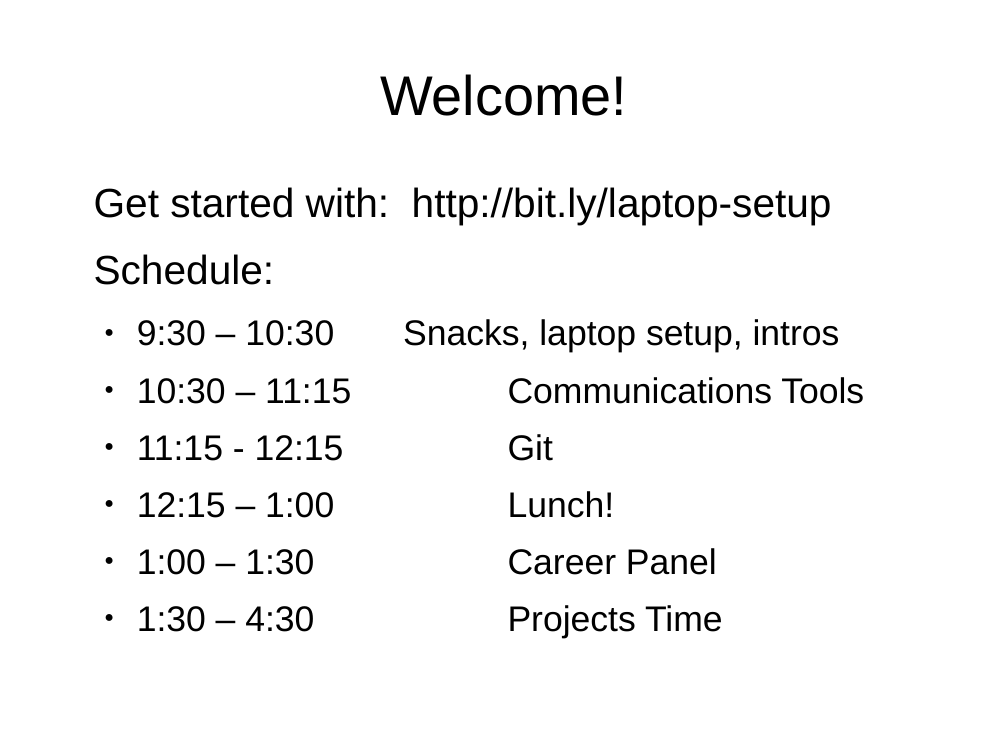
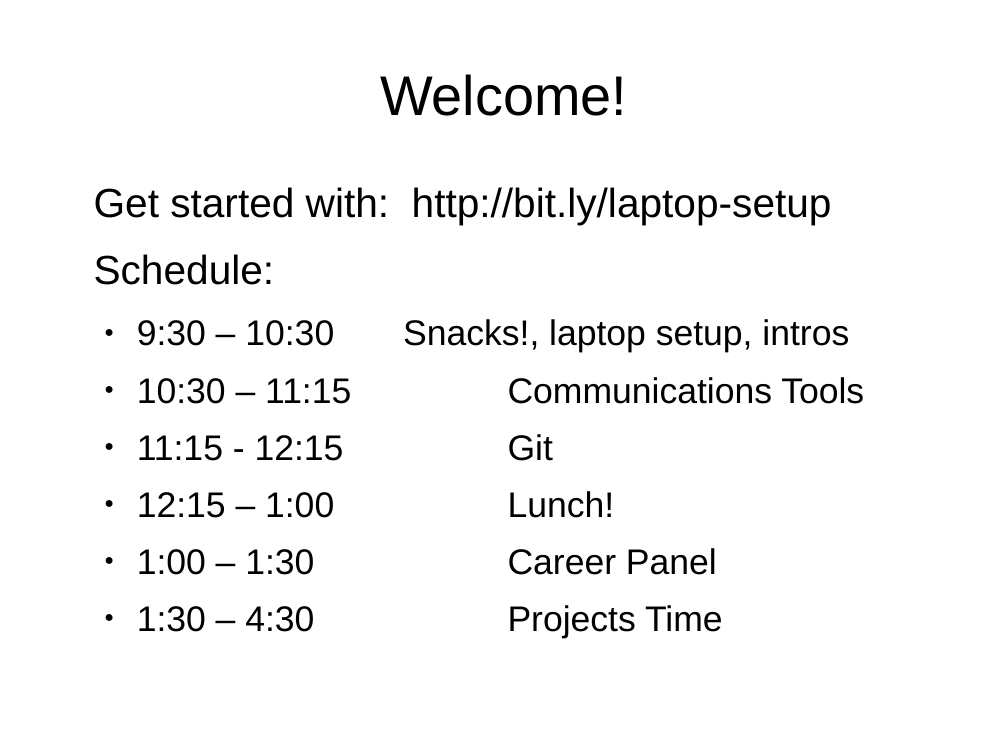
Before and after one commit to openhatch/open-source-comes-to-campus, a slide deck: slide 1 of curriculum/presentations/standard_slides.odp. Drawn at 1008x756 pixels with LibreOffice and Linux fonts; fonts in the diff are those of the drawing. Boxes give left, top, right and bottom in pixels: in the first picture for what was removed or moved away, otherwise in the second. Text is boxed around its words. In the diff, an @@ line names an element or a change of style, - is before the commit and + after.

```diff
--- a/curriculum/presentations/standard_slides.odp
+++ b/curriculum/presentations/standard_slides.odp
@@ text at <box>137,319,849,353</box>: text changed @@
-  ● 9:30 – 10:30 Snacks, laptop setup, intros
+  ● 9:30 – 10:30 Snacks!, laptop setup, intros
```
Also in this commit, not shown: 1 other file.
